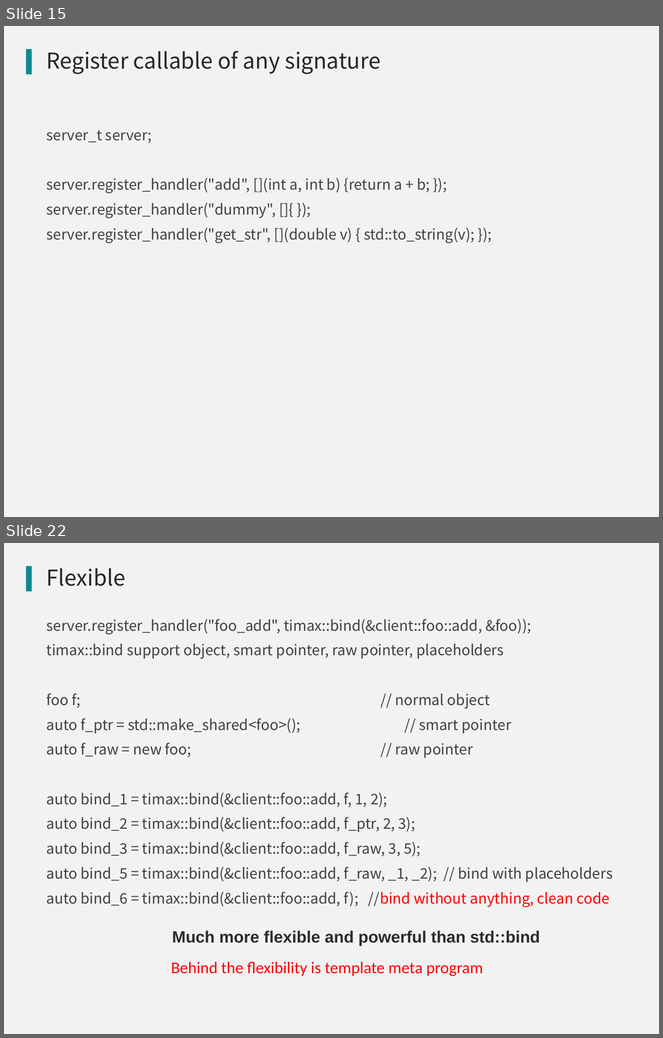
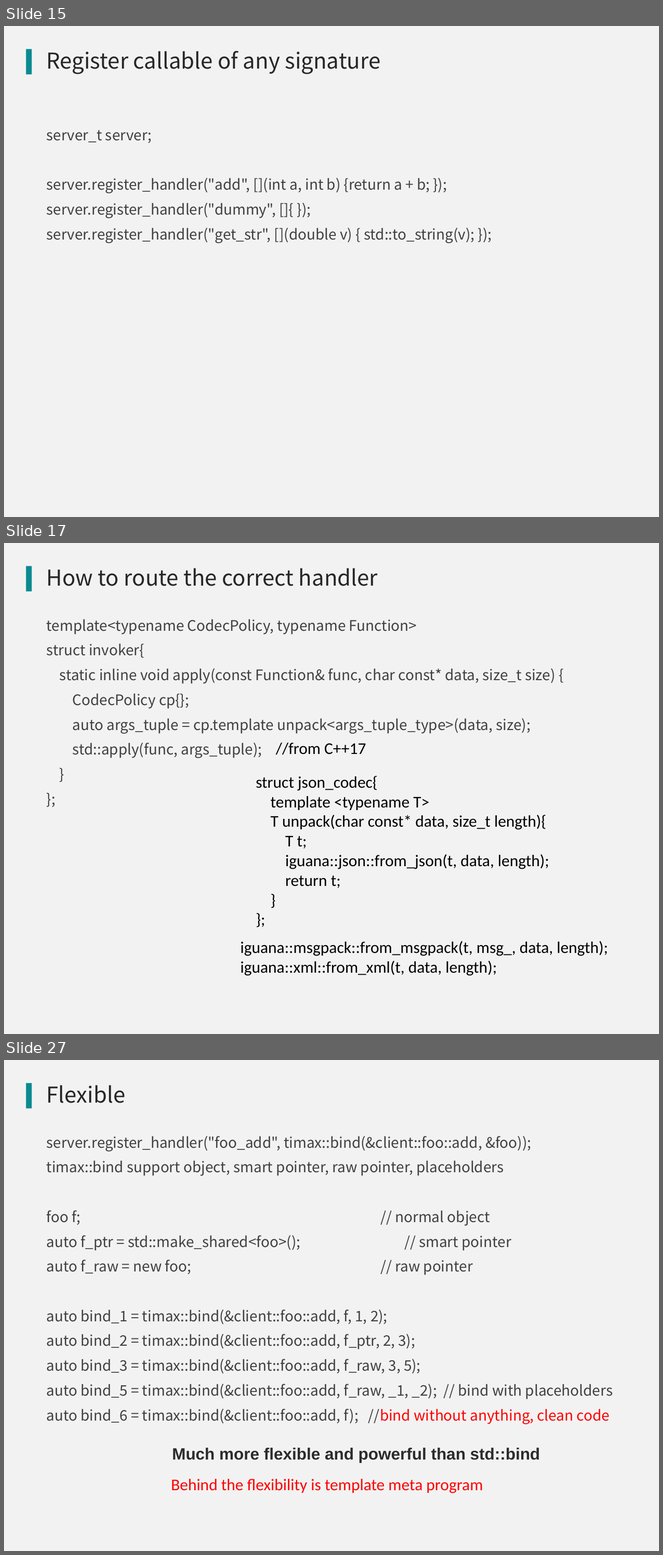
Before and after one commit to qicosmos/cppnow2017-ppt, a slide deck: An easy to use RPC framework implemented by c++11 and c++14.pptx. Shown one above the other, each under a label of ours: slides 15 and 22 before the commit, slides 15, 17 and 27 after it; the slides between them are not shown. The pictures are 663x1038 and 663x1555 pixels, drawn with LibreOffice and Linux fonts; fonts in the diff are those of the drawing; background and template pictures are left out. Boxes give left, top, right and bottom in pixels: in the first picture for what was removed or moved away, otherwise in the second. Text is boxed around its words. In the diff, an @@ line names an element or a change of style, - is before the commit and + after.

```diff
--- a/An easy to use RPC framework implemented by c++11 and c++14.pptx
+++ b/An easy to use RPC framework implemented by c++11 and c++14.pptx
@@ slide 17 added at box(4, 543, 659, 1034), background #F2F2F2; not listed: 1 template element that a slide beside it also shows @@
@@ title added at box(47, 568, 378, 586), 24 pt, text #262626 @@
+How to route the correct handler
@@ text added at box(47, 619, 556, 758), 16 pt, text #404040 @@
+template<typename CodecPolicy, typename Function>
+struct invoker{
+static inline void apply(const Function& func, char const* data, size_t size) {
+CodecPolicy cp{};
+auto args_tuple = cp.template unpack<args_tuple_type>(data, size);
+std::apply(func, args_tuple);
+}
+};
@@ text added at box(276, 743, 366, 755), 18 pt, text #000000 @@
+//from C++17
@@ text added at box(256, 776, 549, 888), 18 pt, text #000000 @@
+struct json_codec{
+template <typename T>
+T unpack(char const* data, size_t length){
+T t;
+iguana::json::from_json(t, data, length);
+return t;
+}
+};
@@ text added at box(241, 941, 608, 976), 18 pt, text #000000 @@
+iguana::msgpack::from_msgpack(t, msg_, data, length);
+iguana::xml::from_xml(t, data, length);
@@ what was slide 22 is now slide 27 @@
```
Also in this commit, not shown: 5 slides changed, 4 other slides added.
